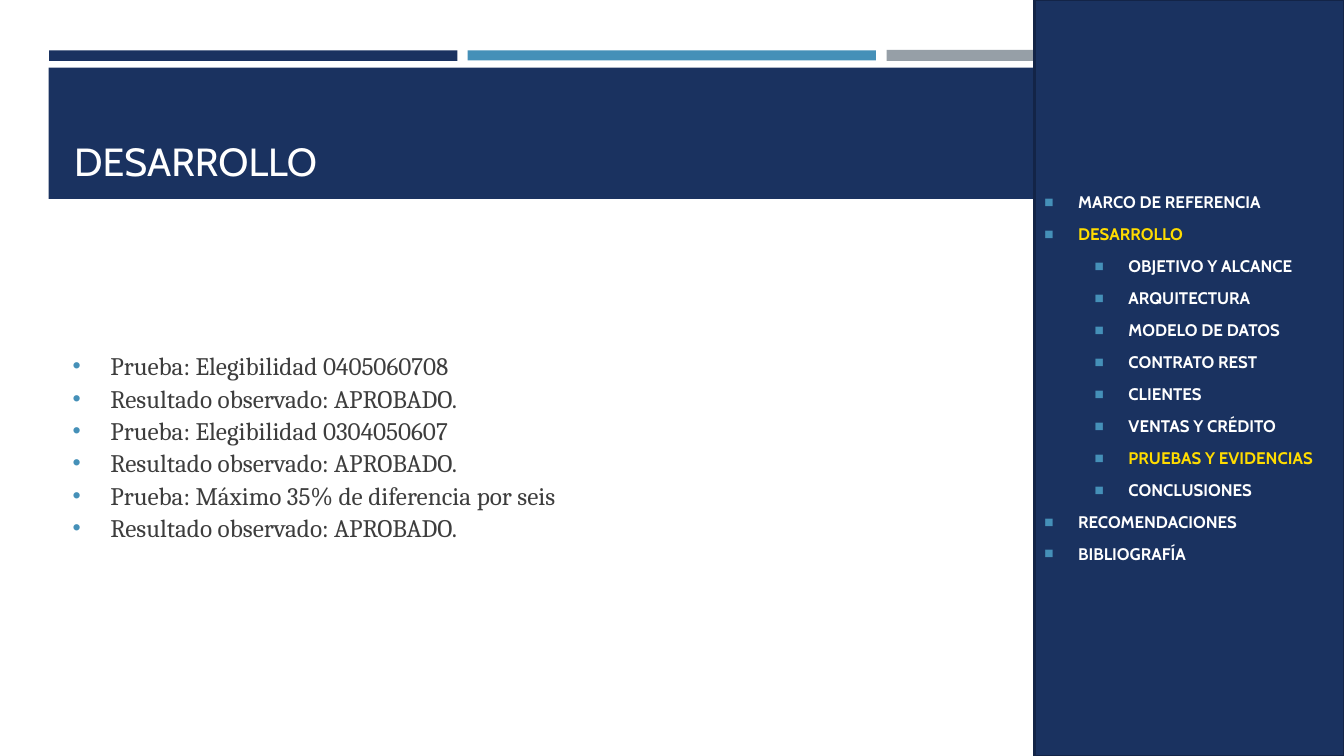
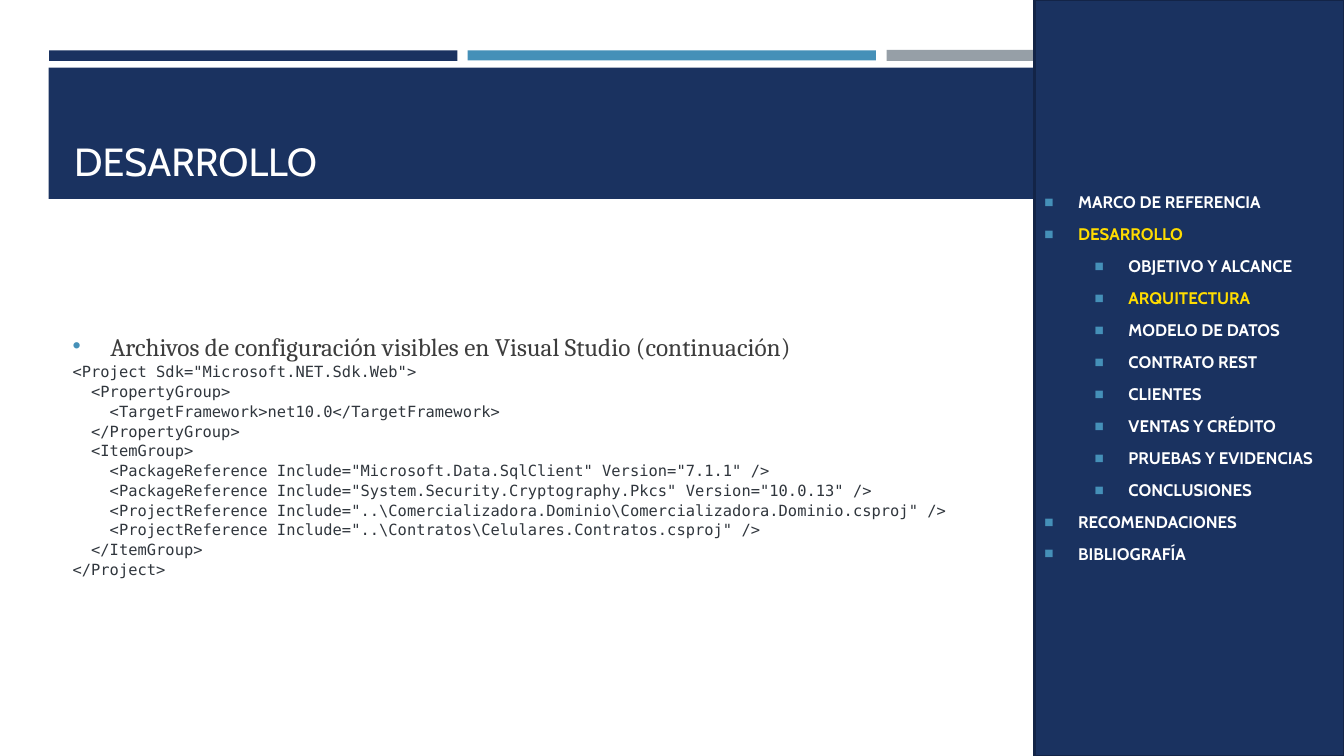
Before and after one commit to gamurigm/examen-arq-1, a slide deck: slide 26 of 05. DOCUMENTACION/02. PRESENTACION/PRESENTACION_CELULAR_BDDLOCAL_RESTFUL_DOTNET_GR09.pptx. Drawn at 1344x756 pixels with LibreOffice and Linux fonts; fonts in the diff are those of the drawing. Boxes give left, top, right and bottom in pixels: in the first picture for what was removed or moved away, otherwise in the second. Text is boxed around its words. In the diff, an @@ line names an element or a change of style, - is before the commit and + after.

```diff
--- a/05. DOCUMENTACION/02. PRESENTACION/PRESENTACION_CELULAR_BDDLOCAL_RESTFUL_DOTNET_GR09.pptx
+++ b/05. DOCUMENTACION/02. PRESENTACION/PRESENTACION_CELULAR_BDDLOCAL_RESTFUL_DOTNET_GR09.pptx
@@ text in rectangle at (1128,292,1313,465): text colour #FFFFFF to #FFDC00 in "ARQUITECTURA"; text colour #FFDC00 to #FFFFFF in "PRUEBAS Y EVIDENCIAS" @@
@@ text at (73,338,918,579): text changed; size 18 to 11 pt; font Cambria to DejaVu Sans Mono; text colour #3D3D3D to #30363D @@
-• Prueba: Elegibilidad 0405060708
-• Resultado observado: APROBADO.
-• Prueba: Elegibilidad 0304050607
-• Resultado observado: APROBADO.
-• Prueba: Máximo 35% de diferencia por seis
-• Resultado observado: APROBADO.
+• Archivos de configuración visibles en Visual Studio (continuación)
+<Project Sdk="Microsoft.NET.Sdk.Web">
+<PropertyGroup>
+<TargetFramework>net10.0</TargetFramework>
+</PropertyGroup>
+<ItemGroup>
+<PackageReference Include="Microsoft.Data.SqlClient" Version="7.1.1" />
+<PackageReference Include="System.Security.Cryptography.Pkcs" Version="10.0.13" />
+<ProjectReference Include="..\Comercializadora.Dominio\Comercializadora.Dominio.csproj" />
+<ProjectReference Include="..\Contratos\Celulares.Contratos.csproj" />
+</ItemGroup>
+</Project>
```
Also in this commit, not shown: 59 other slides changed, 31 slides added, 6 other files.
